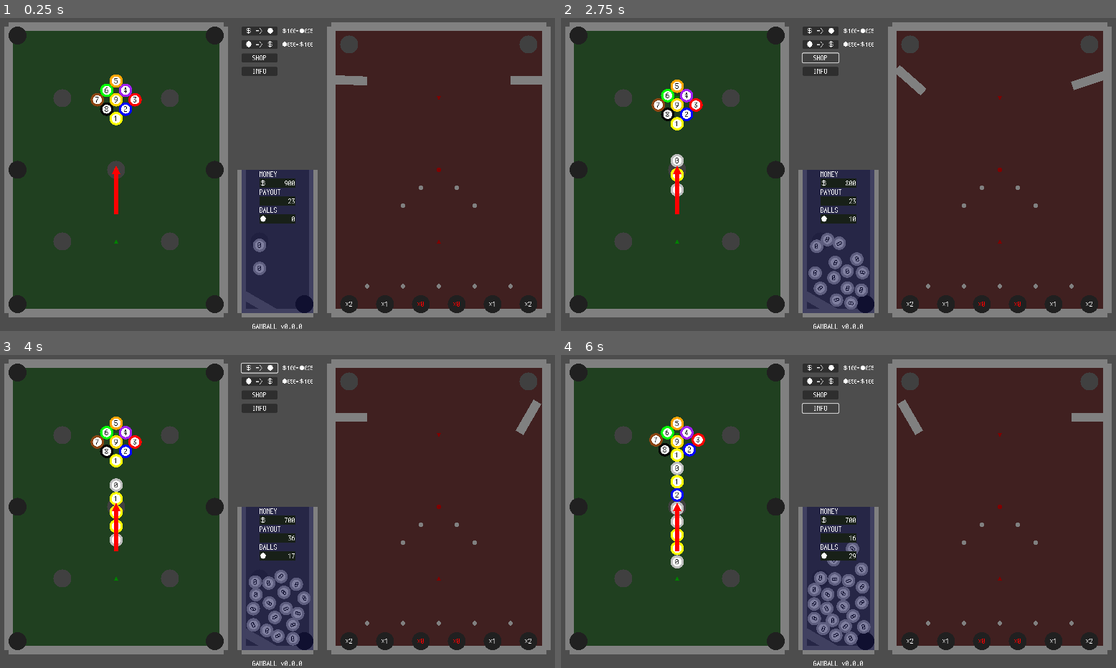
Above: before the commit, frames 1-4 (two rows, left to right).
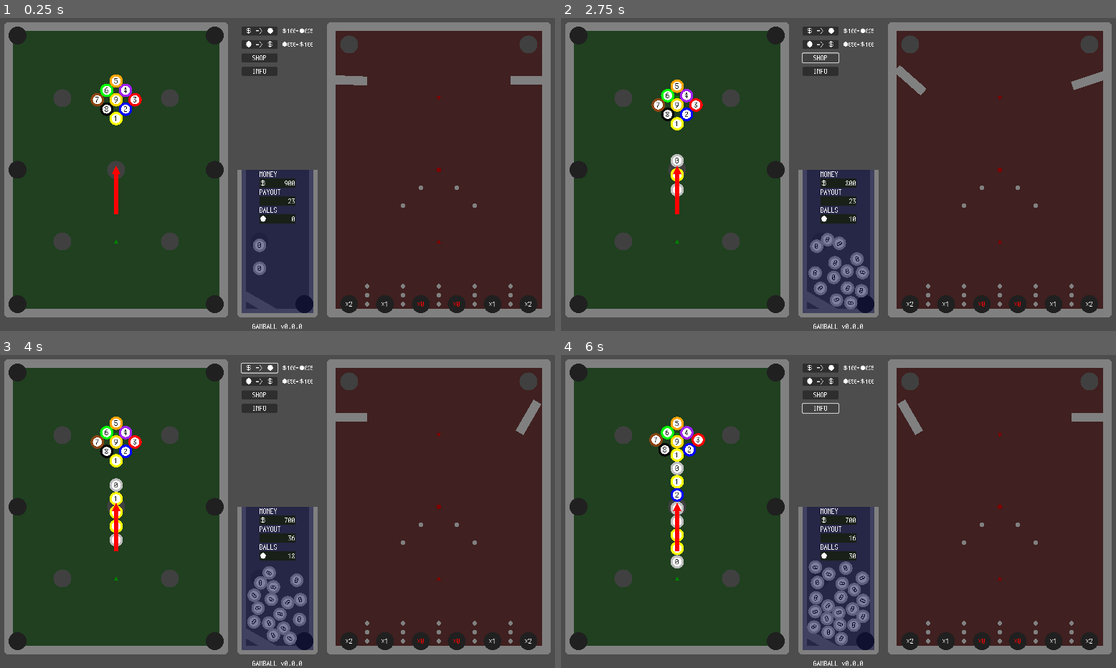
Above: after the commit, the same moments.

Repository: kamikoloss/gamball
Game: Godot game, scene res://scenes/main.tscn
The game is run twice, just before and just after one commit, with the same random seed, the same clock (stepped at 60 frames per second) and the same inputs.
Inputs:
- Up to frame 1 (0.25 s): no input
- Up to frame 2 (2.75 s): click "＄ => ●" at 0.5 s; click "● => ＄" at 1.25 s; click "SHOP" at 2 s
- Up to frame 3 (4 s): click "INFO" at 2.75 s; click "＄ => ●" at 3.5 s
- Up to frame 4 (6 s): click "● => ＄" at 4.25 s; click "SHOP" at 5 s; click "INFO" at 5.75 s

The runs differ from the first frame. In frame 1, 0.2% of the frame differs, in the area x 0-100%, y 1-96%; in frame 2, 0.3%; in frame 3, 1.7%; in frame 4, 2.2%.

Commit message:
微修正

Diff:
--- a/scenes/main.tscn
+++ b/scenes/main.tscn
@@ -308,6 +308,78 @@
 [node name="CollisionShape2D" type="CollisionShape2D" parent="Billiards/Walls/Wall4"]
 shape = SubResource("RectangleShape2D_fi0lo")
 
+[node name="Edge" type="Node2D" parent="Billiards/Walls"]
+position = Vector2(40, 40)
+
+[node name="TextureRect" type="TextureRect" parent="Billiards/Walls/Edge"]
+anchors_preset = 8
+anchor_left = 0.5
+anchor_top = 0.5
+anchor_right = 0.5
+anchor_bottom = 0.5
+offset_left = -10.0
+offset_top = -10.0
+offset_right = 10.0
+offset_bottom = 10.0
+grow_horizontal = 2
+grow_vertical = 2
+texture = ExtResource("2_svx0d")
+expand_mode = 1
+
+[node name="Edge2" type="Node2D" parent="Billiards/Walls"]
+position = Vector2(40, 680)
+
+[node name="TextureRect" type="TextureRect" parent="Billiards/Walls/Edge2"]
+anchors_preset = 8
+anchor_left = 0.5
+anchor_top = 0.5
+anchor_right = 0.5
+anchor_bottom = 0.5
+offset_left = -10.0
+offset_top = -10.0
+offset_right = 10.0
+offset_bottom = 10.0
+grow_horizontal = 2
+grow_vertical = 2
+texture = ExtResource("2_svx0d")
+expand_mode = 1
+
+[node name="Edge3" type="Node2D" parent="Billiards/Walls"]
+position = Vector2(520, 40)
+
+[node name="TextureRect" type="TextureRect" parent="Billiards/Walls/Edge3"]
+anchors_preset = 8
+anchor_left = 0.5
+anchor_top = 0.5
+anchor_right = 0.5
+anchor_bottom = 0.5
+offset_left = -10.0
+offset_top = -10.0
+offset_right = 10.0
+offset_bottom = 10.0
+grow_horizontal = 2
+grow_vertical = 2
+texture = ExtResource("2_svx0d")
+expand_mode = 1
+
+[node name="Edge4" type="Node2D" parent="Billiards/Walls"]
+position = Vector2(520, 680)
+
+[node name="TextureRect" type="TextureRect" parent="Billiards/Walls/Edge4"]
+anchors_preset = 8
+anchor_left = 0.5
+anchor_top = 0.5
+anchor_right = 0.5
+anchor_bottom = 0.5
+offset_left = -10.0
+offset_top = -10.0
+offset_right = 10.0
+offset_bottom = 10.0
+grow_horizontal = 2
+grow_vertical = 2
+texture = ExtResource("2_svx0d")
+expand_mode = 1
+
 [node name="Holes" type="Node2D" parent="Billiards"]
 
 [node name="Hole" parent="Billiards/Holes" instance=ExtResource("6_wvfqf")]
@@ -597,6 +669,78 @@
 [node name="CollisionShape2D" type="CollisionShape2D" parent="Pachinko/Walls/WallB"]
 shape = SubResource("RectangleShape2D_fi0lo")
 
+[node name="Edge" type="Node2D" parent="Pachinko/Walls"]
+position = Vector2(760, 40)
+
+[node name="TextureRect" type="TextureRect" parent="Pachinko/Walls/Edge"]
+anchors_preset = 8
+anchor_left = 0.5
+anchor_top = 0.5
+anchor_right = 0.5
+anchor_bottom = 0.5
+offset_left = -10.0
+offset_top = -10.0
+offset_right = 10.0
+offset_bottom = 10.0
+grow_horizontal = 2
+grow_vertical = 2
+texture = ExtResource("2_svx0d")
+expand_mode = 1
+
+[node name="Edge2" type="Node2D" parent="Pachinko/Walls"]
+position = Vector2(760, 680)
+
+[node name="TextureRect" type="TextureRect" parent="Pachinko/Walls/Edge2"]
+anchors_preset = 8
+anchor_left = 0.5
+anchor_top = 0.5
+anchor_right = 0.5
+anchor_bottom = 0.5
+offset_left = -10.0
+offset_top = -10.0
+offset_right = 10.0
+offset_bottom = 10.0
+grow_horizontal = 2
+grow_vertical = 2
+texture = ExtResource("2_svx0d")
+expand_mode = 1
+
+[node name="Edge3" type="Node2D" parent="Pachinko/Walls"]
+position = Vector2(1240, 40)
+
+[node name="TextureRect" type="TextureRect" parent="Pachinko/Walls/Edge3"]
+anchors_preset = 8
+anchor_left = 0.5
+anchor_top = 0.5
+anchor_right = 0.5
+anchor_bottom = 0.5
+offset_left = -10.0
+offset_top = -10.0
+offset_right = 10.0
+offset_bottom = 10.0
+grow_horizontal = 2
+grow_vertical = 2
+texture = ExtResource("2_svx0d")
+expand_mode = 1
+
+[node name="Edge4" type="Node2D" parent="Pachinko/Walls"]
+position = Vector2(1240, 680)
+
+[node name="TextureRect" type="TextureRect" parent="Pachinko/Walls/Edge4"]
+anchors_preset = 8
+anchor_left = 0.5
+anchor_top = 0.5
+anchor_right = 0.5
+anchor_bottom = 0.5
+offset_left = -10.0
+offset_top = -10.0
+offset_right = 10.0
+offset_bottom = 10.0
+grow_horizontal = 2
+grow_vertical = 2
+texture = ExtResource("2_svx0d")
+expand_mode = 1
+
 [node name="Holes" type="Node2D" parent="Pachinko"]
 
 [node name="Hole" parent="Pachinko/Holes" instance=ExtResource("6_wvfqf")]
@@ -655,6 +799,36 @@
 
 [node name="Nail9" parent="Pachinko/Nails" instance=ExtResource("8_ywild")]
 position = Vector2(1160, 620)
+
+[node name="Nail10" parent="Pachinko/Nails" instance=ExtResource("8_ywild")]
+position = Vector2(1000, 640)
+
+[node name="Nail11" parent="Pachinko/Nails" instance=ExtResource("8_ywild")]
+position = Vector2(840, 640)
+
+[node name="Nail12" parent="Pachinko/Nails" instance=ExtResource("8_ywild")]
+position = Vector2(920, 640)
+
+[node name="Nail13" parent="Pachinko/Nails" instance=ExtResource("8_ywild")]
+position = Vector2(1080, 640)
+
+[node name="Nail14" parent="Pachinko/Nails" instance=ExtResource("8_ywild")]
+position = Vector2(1160, 640)
+
+[node name="Nail15" parent="Pachinko/Nails" instance=ExtResource("8_ywild")]
+position = Vector2(1000, 660)
+
+[node name="Nail16" parent="Pachinko/Nails" instance=ExtResource("8_ywild")]
+position = Vector2(840, 660)
+
+[node name="Nail17" parent="Pachinko/Nails" instance=ExtResource("8_ywild")]
+position = Vector2(920, 660)
+
+[node name="Nail18" parent="Pachinko/Nails" instance=ExtResource("8_ywild")]
+position = Vector2(1080, 660)
+
+[node name="Nail19" parent="Pachinko/Nails" instance=ExtResource("8_ywild")]
+position = Vector2(1160, 660)
 
 [node name="Stack" type="Node2D" parent="." node_paths=PackedStringArray("_spawn_position")]
 script = ExtResource("10_ekmut")
@@ -680,34 +854,56 @@
 shape = SubResource("RectangleShape2D_uhuas")
 debug_color = Color(0, 0, 0, 0)
 
+[node name="Points" type="Node2D" parent="Stack"]
+
+[node name="SpawnHole" type="Node2D" parent="Stack/Points"]
+position = Vector2(600, 520)
+scale = Vector2(2, 2)
+
+[node name="TextureRect" type="TextureRect" parent="Stack/Points/SpawnHole"]
+self_modulate = Color(0.25098, 0.25098, 0.25098, 1)
+anchors_preset = 8
+anchor_left = 0.5
+anchor_top = 0.5
+anchor_right = 0.5
+anchor_bottom = 0.5
+offset_left = -10.0
+offset_top = -10.0
+offset_right = 10.0
+offset_bottom = 10.0
+grow_horizontal = 2
+grow_vertical = 2
+texture = ExtResource("2_svx0d")
+expand_mode = 1
+
 [node name="Walls" type="Node2D" parent="Stack"]
 modulate = Color(0.501961, 0.501961, 0.501961, 1)
 
 [node name="Wall" type="StaticBody2D" parent="Stack/Walls"]
-position = Vector2(640, 680)
-scale = Vector2(8, 1)
-
-[node name="TextureRect" type="TextureRect" parent="Stack/Walls/Wall"]
-anchors_preset = 8
-anchor_left = 0.5
-anchor_top = 0.5
-anchor_right = 0.5
-anchor_bottom = 0.5
-offset_left = -10.0
-offset_top = -10.0
-offset_right = 10.0
-offset_bottom = 10.0
-grow_horizontal = 2
-grow_vertical = 2
-texture = ExtResource("1_jd8wc")
-expand_mode = 1
-
-[node name="CollisionShape2D" type="CollisionShape2D" parent="Stack/Walls/Wall"]
-shape = SubResource("RectangleShape2D_fi0lo")
-
-[node name="Wall2" type="StaticBody2D" parent="Stack/Walls"]
 visible = false
 position = Vector2(640, 360)
+scale = Vector2(8, 1)
+
+[node name="TextureRect" type="TextureRect" parent="Stack/Walls/Wall"]
+anchors_preset = 8
+anchor_left = 0.5
+anchor_top = 0.5
+anchor_right = 0.5
+anchor_bottom = 0.5
+offset_left = -10.0
+offset_top = -10.0
+offset_right = 10.0
+offset_bottom = 10.0
+grow_horizontal = 2
+grow_vertical = 2
+texture = ExtResource("1_jd8wc")
+expand_mode = 1
+
+[node name="CollisionShape2D" type="CollisionShape2D" parent="Stack/Walls/Wall"]
+shape = SubResource("RectangleShape2D_fi0lo")
+
+[node name="Wall2" type="StaticBody2D" parent="Stack/Walls"]
+position = Vector2(640, 680)
 scale = Vector2(8, 1)
 
 [node name="TextureRect" type="TextureRect" parent="Stack/Walls/Wall2"]
@@ -795,14 +991,28 @@
 [node name="CollisionShape2D" type="CollisionShape2D" parent="Stack/Walls/Wall5"]
 shape = SubResource("RectangleShape2D_fi0lo")
 
-[node name="Points" type="Node2D" parent="Stack"]
-
-[node name="SpawnHole" type="Node2D" parent="Stack/Points"]
-position = Vector2(600, 520)
-scale = Vector2(2, 2)
-
-[node name="TextureRect" type="TextureRect" parent="Stack/Points/SpawnHole"]
-self_modulate = Color(0.25098, 0.25098, 0.25098, 1)
+[node name="Edge" type="Node2D" parent="Stack/Walls"]
+position = Vector2(560, 680)
+
+[node name="TextureRect" type="TextureRect" parent="Stack/Walls/Edge"]
+anchors_preset = 8
+anchor_left = 0.5
+anchor_top = 0.5
+anchor_right = 0.5
+anchor_bottom = 0.5
+offset_left = -10.0
+offset_top = -10.0
+offset_right = 10.0
+offset_bottom = 10.0
+grow_horizontal = 2
+grow_vertical = 2
+texture = ExtResource("2_svx0d")
+expand_mode = 1
+
+[node name="Edge2" type="Node2D" parent="Stack/Walls"]
+position = Vector2(720, 680)
+
+[node name="TextureRect" type="TextureRect" parent="Stack/Walls/Edge2"]
 anchors_preset = 8
 anchor_left = 0.5
 anchor_top = 0.5
--- a/scripts/billiards.gd
+++ b/scripts/billiards.gd
@@ -7,7 +7,7 @@
 @export var _arrow_square: TextureRect
 
 
-var _current_ball: Ball
+var _current_ball: Ball = null
 
 
 func spawn_ball(ball: Ball) -> void:
@@ -16,6 +16,7 @@
 
 
 func shoot_ball(implulse: Vector2) -> void:
-	if not _current_ball:
+	if _current_ball == null:
 		return
 	_current_ball.apply_impulse(implulse)
+	_current_ball = null
--- a/scripts/hole.gd
+++ b/scripts/hole.gd
@@ -46,5 +46,4 @@
 			pass
 		Hole.HoleType.Stack:
 			pass
-
 	_label.visible = false
--- a/scripts/main.gd
+++ b/scripts/main.gd
@@ -84,14 +84,15 @@
 	# TODO: ビリヤード盤面上のドラッグだけに限定したい
 	if event is InputEventMouseButton:
 		if event.pressed:
-			_is_dragging = true
-			_drag_position_from = event.position
-			_drag_position_to = event.position
-			# Ball を生成する
-			balls -= 1
-			var level = _level_list.pick_random()
-			var new_ball = create_new_ball(level)
-			_billiards.spawn_ball(new_ball)
+			if 0 < balls:
+				_is_dragging = true
+				_drag_position_from = event.position
+				_drag_position_to = event.position
+				# Ball を生成する
+				balls -= 1
+				var level = _level_list.pick_random()
+				var new_ball = create_new_ball(level)
+				_billiards.spawn_ball(new_ball)
 		else:
 			_is_dragging = false
 			# Ball を発射する
Not shown: 1 places in scenes/main.tscn that only renumber resources
